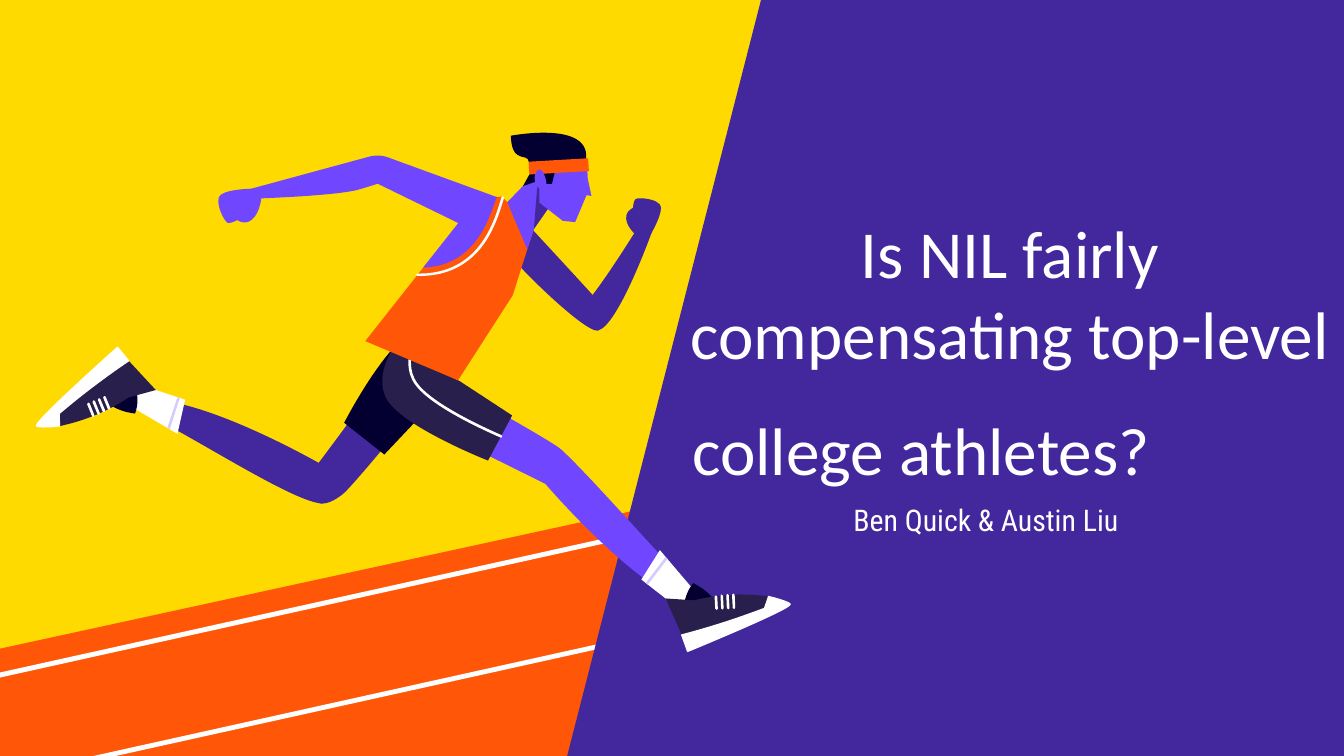
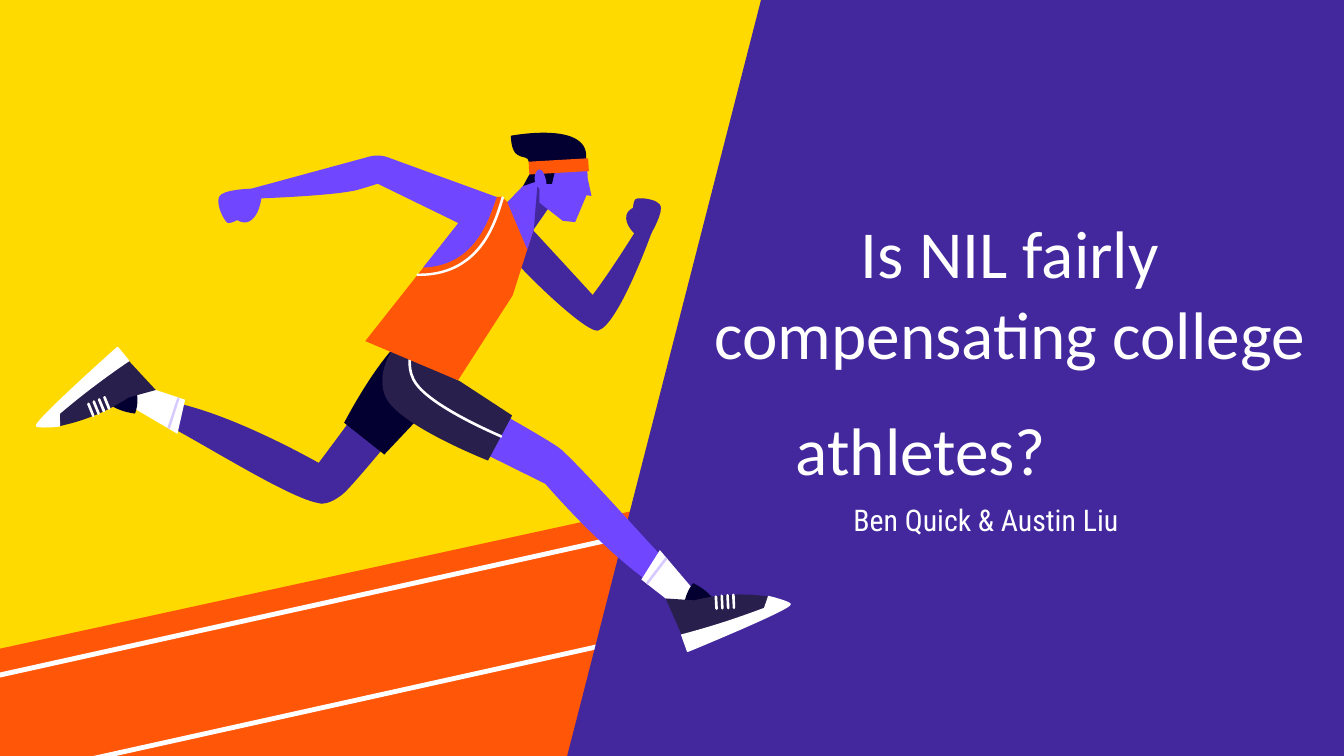
Before and after one commit to austinliu6/GSB510, a slide deck: slide 1 of Is NIL fairly compensating athletes_.pptx. Drawn at 1344x756 pixels with LibreOffice and Linux fonts; fonts in the diff are those of the drawing. Boxes give left, top, right and bottom in pixels: in the first picture for what was removed or moved away, otherwise in the second. Text is boxed around its words. In the diff, an @@ line names an element or a change of style, - is before the commit and + after.

```diff
--- a/Is NIL fairly compensating athletes_.pptx
+++ b/Is NIL fairly compensating athletes_.pptx
@@ title at box(715, 231, 1305, 476): text changed @@
-Is NIL fairly compensating top-level college athletes?
+Is NIL fairly compensating college athletes?
```
Also in this commit, not shown: 2 other slides changed, 4 slides added, 4 slides removed.
